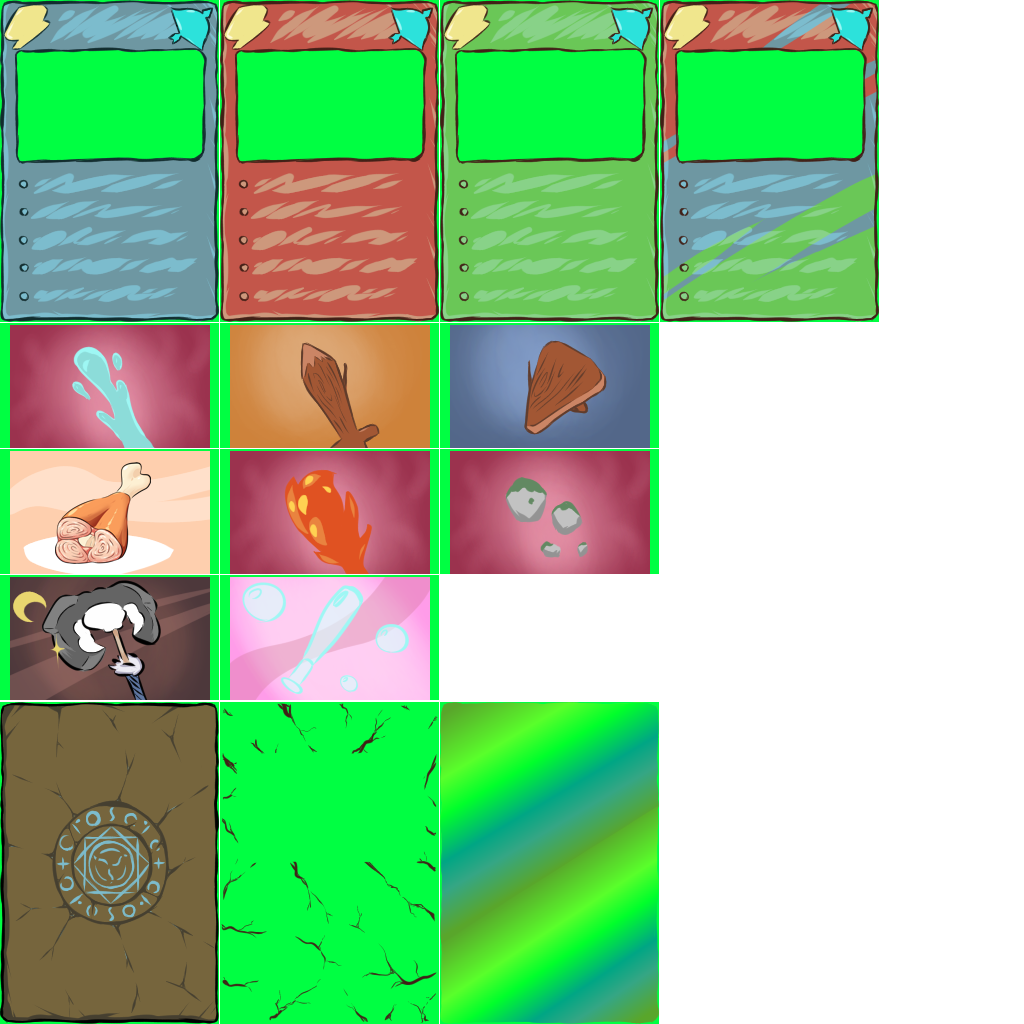
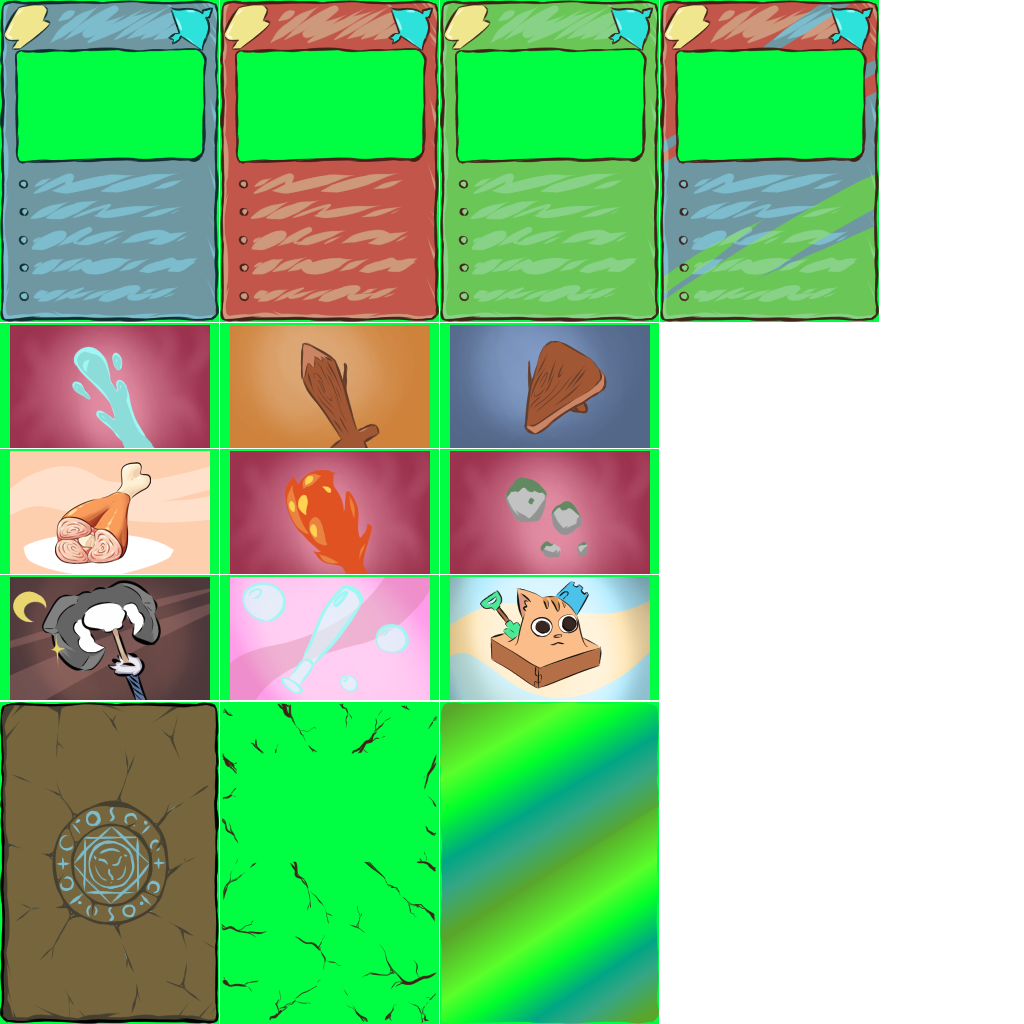
Comparing the layer stacks of the two w=1024, h=1024 images. Changes:
added group "Calque de groupe 23" with 6 layers above "bat bulle" over left=440, top=575, right=659, bottom=700
added layer "Calque de dessin 24" in group "Calque de groupe 23" over left=448, top=576, right=659, bottom=700
added layer "Calque de dessin 25" in group "Calque de groupe 23" over left=448, top=576, right=640, bottom=700
added layer "Calque de dessin 26" in group "Calque de groupe 23" over left=448, top=576, right=640, bottom=700
added layer "Calque de dessin 28" (70%) in group "Calque de groupe 23" over left=448, top=576, right=659, bottom=700
added layer "Copier de Calque de dessin 6" (1st of 4, in "Calque de groupe 23") in group "Calque de groupe 23" over left=440, top=575, right=659, bottom=700
added layer "Copier de green" (9th of 13, in "green") in group "green" over left=440, top=575, right=524, bottom=700
painted on "Copier de green" (10th of 13, in "green") over left=440, top=575, right=659, bottom=700
